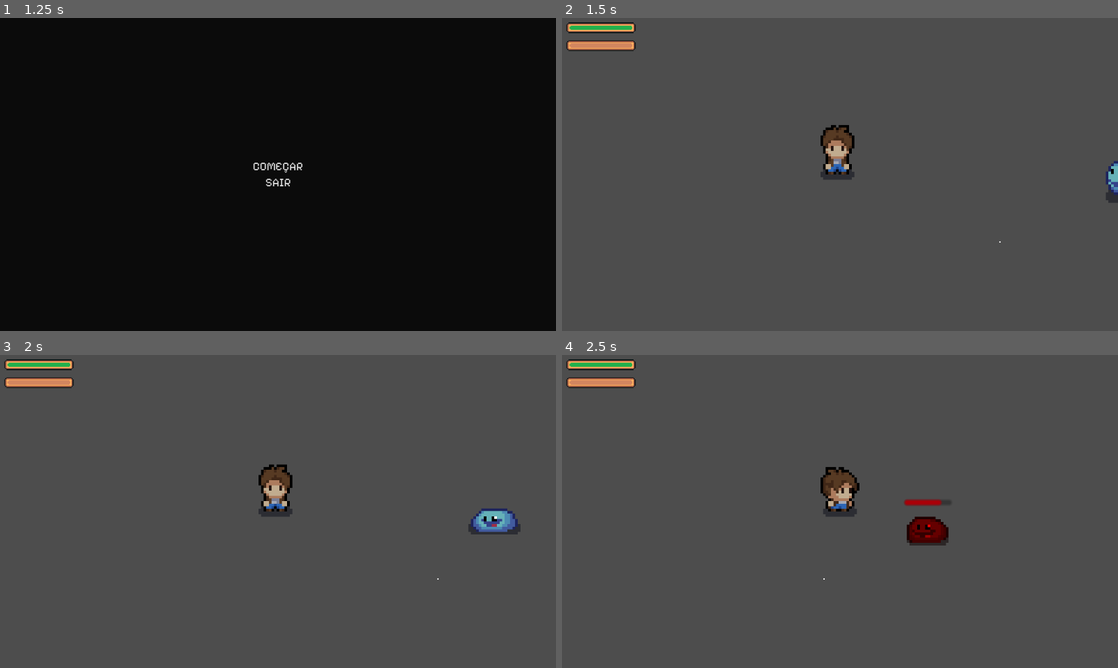
Above: before the commit, frames 1-4 (two rows, left to right).
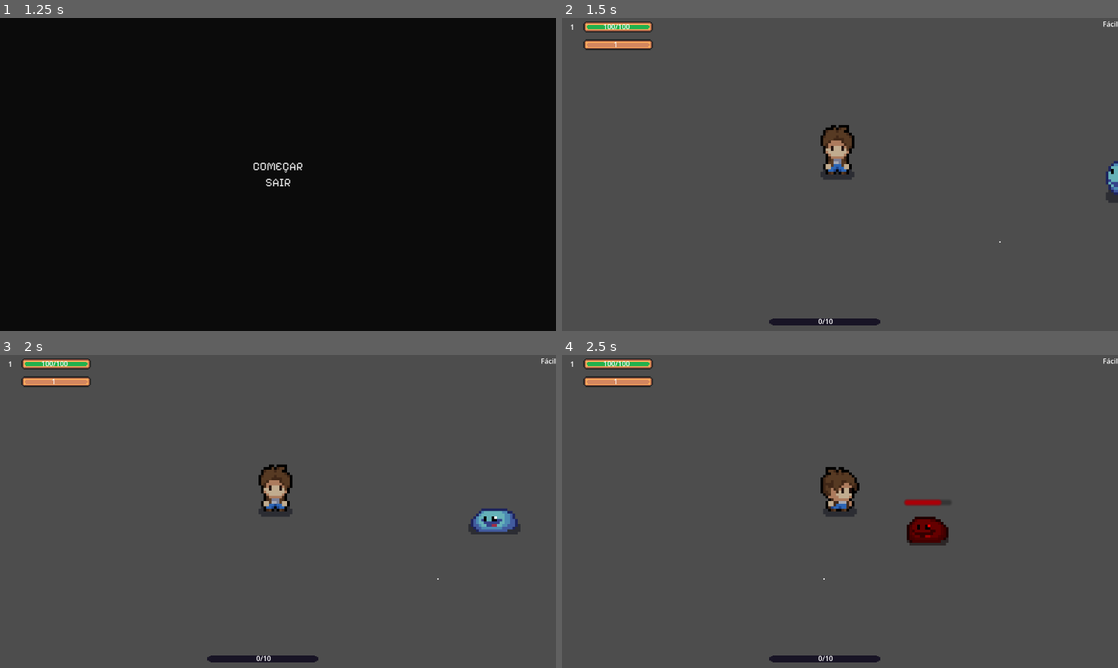
Above: after the commit, the same moments.

Repository: BellaFGS/EscapeMine
Game: Godot game, scene res://telas/intro_video.tscn
Two runs of this game, one before a commit and one after it. Both use one fixed random seed, a clock stepped at 60 frames per second and the inputs below. Video files are missing from this copy of the repository; at most half a second of black plays in their place.
Inputs (mouse positions are in pixels of both pictures, inside the frame that each line leads up to):
- Up to frame 1 (1.25 s): click "PULAR INTRO" at 0.5 s
- Up to frame 2 (1.5 s): click "COMEÇAR" at 1.25 s
- Up to frame 3 (2 s): no input
- Up to frame 4 (2.5 s): move the mouse to (962, 495) at 2.02 s; hold D (right) from 2.03 s (still down); click (962, 495) at 2.1 s

Frame 1 is identical in both runs. In frame 2, 1.4% of the frame differs, in the area x 0-100%, y 0-99%; in frame 3, 1.4%; in frame 4, 1.4%.

Commit message:
xp, dificuldade, números nas barras

Diff:
--- a/escape-mine/scripts/HudManager.gd
+++ b/escape-mine/scripts/HudManager.gd
@@ -2,6 +2,12 @@
 
 @onready var barra_vida = $BarraVidaTextura
 @onready var barra_dano = $BarraDanoTextura
+@onready var barra_xp = $BarraXpTextura
+@onready var texto_vida = $TextoVida
+@onready var texto_força = $TextoForca
+@onready var texto_xp = $TextoXp
+@onready var texto_nivel = $Nivel
+@onready var texto_dificuldade = $Nivel_Dificuldade
 #@onready var text_timer = $container/contador_container/text_contador
 
 func _ready():
@@ -15,16 +21,38 @@
 
 	player.vida_alterada.connect(atualizar_vida)
 	player.forca_alterado.connect(forca_alterado)
+	player.xp_alterado.connect(xp_alterado)
+	player.nivel_up.connect(nivel_up)
+	GameManager.dificuldade_alterada.connect(dificuldade_alterada)
 
 	atualizar_vida(player.vida)
 	forca_alterado(player.forca)
+	xp_alterado(player.xp)
+	nivel_up(player.nivel)
+	dificuldade_alterada(GameManager.dificuldade, GameManager.get_dificuldade_nome())
 
 
 func atualizar_vida(valor):
+	var player = get_tree().get_first_node_in_group("player")
 	barra_vida.value = valor
+	texto_vida.text = str(player.vida) + "/" + str(player.vida_max);
 
 func forca_alterado(valor):
+	var player = get_tree().get_first_node_in_group("player")
 	barra_dano.value = valor
+	texto_força.text = str(player.forca);
+
+func xp_alterado(valor):
+	var player = get_tree().get_first_node_in_group("player")
+	barra_xp.value = valor
+	barra_xp.max_value = player.limite
+	texto_xp.text = str(player.xp) + "/" + str(player.limite);
+
+func nivel_up(valor):
+	texto_nivel.text = str(valor)
+
+func dificuldade_alterada(nivel, nome):
+	texto_dificuldade.text = nome
 
 #func atualizar_tempo(valor):
 	#text_timer.text = str(int(valor))
--- a/escape-mine/scripts/player.gd
+++ b/escape-mine/scripts/player.gd
@@ -7,6 +7,7 @@
 
 var xp: int = 0
 var nivel: int = 1
+var limite: int = 10
 
 @onready var inventario = $Inventario
 
@@ -34,7 +35,8 @@
 	verificar_level_up()
 
 func verificar_level_up():
-	var limite = 10 + (nivel - 1) * 15
+	limite = 10 + (nivel - 1) * 15
+	emit_signal("limite", limite)
 
 	if xp >= limite:
 		xp -= limite
--- /dev/null
+++ b/escape-mine/telas/barra_xp_textura.gd
@@ -0,0 +1,11 @@
+extends TextureProgressBar
+
+
+# Called when the node enters the scene tree for the first time.
+func _ready() -> void:
+	pass # Replace with function body.
+
+
+# Called every frame. 'delta' is the elapsed time since the previous frame.
+func _process(delta: float) -> void:
+	pass
--- a/escape-mine/telas/hud.tscn
+++ b/escape-mine/telas/hud.tscn
@@ -2,11 +2,14 @@
 
 [ext_resource type="Script" uid="uid://cg7mvalaq3yci" path="res://scripts/HudManager.gd" id="1_x568p"]
 [ext_resource type="FontFile" uid="uid://cbi0bu6cyx80o" path="res://telas/Temas/PixelifySans-VariableFont_wght.ttf" id="2_ho806"]
-[ext_resource type="Script" path="res://telas/barra_dano_textura.gd" id="3_am62c"]
+[ext_resource type="Script" uid="uid://b43y6glha8yvq" path="res://telas/barra_dano_textura.gd" id="3_am62c"]
 [ext_resource type="Texture2D" uid="uid://caragfwj1jahx" path="res://sprites/Bars/healthbarUnder.png" id="3_tiyv1"]
-[ext_resource type="Script" path="res://telas/barra_vida_textura.gd" id="4_logno"]
+[ext_resource type="Script" uid="uid://d2kdrmtoefi07" path="res://telas/barra_vida_textura.gd" id="4_logno"]
 [ext_resource type="Texture2D" uid="uid://kkpnlavv23uq" path="res://sprites/Bars/healthbarProgress.png" id="4_prpkp"]
 [ext_resource type="Texture2D" uid="uid://dabo2gmr6qfu" path="res://sprites/Bars/damagebarProgress.png" id="4_q0dk2"]
+[ext_resource type="Texture2D" uid="uid://dnl1kcg3c7b0e" path="res://sprites/Bars/whiteMeter01.png" id="8_g8g4g"]
+[ext_resource type="Script" uid="uid://f0k0gqhbby3d" path="res://telas/barra_xp_textura.gd" id="8_q0dk2"]
+[ext_resource type="Texture2D" uid="uid://sgqo8ct7qoxt" path="res://sprites/Bars/whiteMeter10.png" id="9_j0801"]
 
 [node name="hud" type="CanvasLayer" unique_id=1794209725]
 
@@ -60,10 +63,10 @@
 
 [node name="BarraDanoTextura" type="TextureProgressBar" parent="control" unique_id=1098307183]
 layout_mode = 0
-offset_left = 10.0
-offset_top = 50.999996
-offset_right = 74.0
-offset_bottom = 60.999996
+offset_left = 48.999996
+offset_top = 48.999996
+offset_right = 113.0
+offset_bottom = 58.999996
 scale = Vector2(2.5, 2.5)
 texture_under = ExtResource("3_tiyv1")
 texture_progress = ExtResource("4_q0dk2")
@@ -71,11 +74,64 @@
 
 [node name="BarraVidaTextura" type="TextureProgressBar" parent="control" unique_id=30270309]
 layout_mode = 0
-offset_left = 10.0
-offset_top = 10.000003
-offset_right = 74.0
-offset_bottom = 20.000004
+offset_left = 48.999996
+offset_top = 8.000003
+offset_right = 113.0
+offset_bottom = 18.000004
 scale = Vector2(2.5, 2.5)
 texture_under = ExtResource("3_tiyv1")
 texture_progress = ExtResource("4_prpkp")
 script = ExtResource("4_logno")
+
+[node name="BarraXpTextura" type="TextureProgressBar" parent="control" unique_id=307783242]
+layout_mode = 0
+offset_left = 477.0
+offset_top = 691.0
+offset_right = 541.0
+offset_bottom = 699.0
+scale = Vector2(4, 2)
+texture_under = ExtResource("8_g8g4g")
+texture_progress = ExtResource("9_j0801")
+script = ExtResource("8_q0dk2")
+
+[node name="TextoVida" type="Label" parent="control" unique_id=581827015]
+layout_mode = 0
+offset_left = 95.0
+offset_top = 8.0
+offset_right = 157.0
+offset_bottom = 31.0
+text = "100/200"
+
+[node name="TextoForca" type="Label" parent="control" unique_id=1661892000]
+layout_mode = 0
+offset_left = 114.0
+offset_top = 49.0
+offset_right = 135.0
+offset_bottom = 72.0
+text = "1"
+horizontal_alignment = 1
+
+[node name="TextoXp" type="Label" parent="control" unique_id=1101355491]
+layout_mode = 0
+offset_left = 574.0
+offset_top = 686.0
+offset_right = 641.0
+offset_bottom = 709.0
+text = "100/200"
+horizontal_alignment = 1
+
+[node name="Nivel" type="Label" parent="control" unique_id=503118720]
+layout_mode = 0
+offset_left = 9.0
+offset_top = 9.0
+offset_right = 40.0
+offset_bottom = 32.0
+horizontal_alignment = 1
+
+[node name="Nivel_Dificuldade" type="Label" parent="control" unique_id=2073264020]
+layout_mode = 0
+offset_left = 1148.0
+offset_top = 2.0
+offset_right = 1280.0
+offset_bottom = 25.0
+horizontal_alignment = 2
Binary file added: escape-mine/sprites/Bars/whiteMeter01.png
Not shown, added: escape-mine/sprites/Bars/whiteMeter01.png.import
Binary file added: escape-mine/sprites/Bars/whiteMeter10.png
Not shown, added: escape-mine/sprites/Bars/whiteMeter10.png.import
Not shown, added: escape-mine/telas/barra_xp_textura.gd.uid
